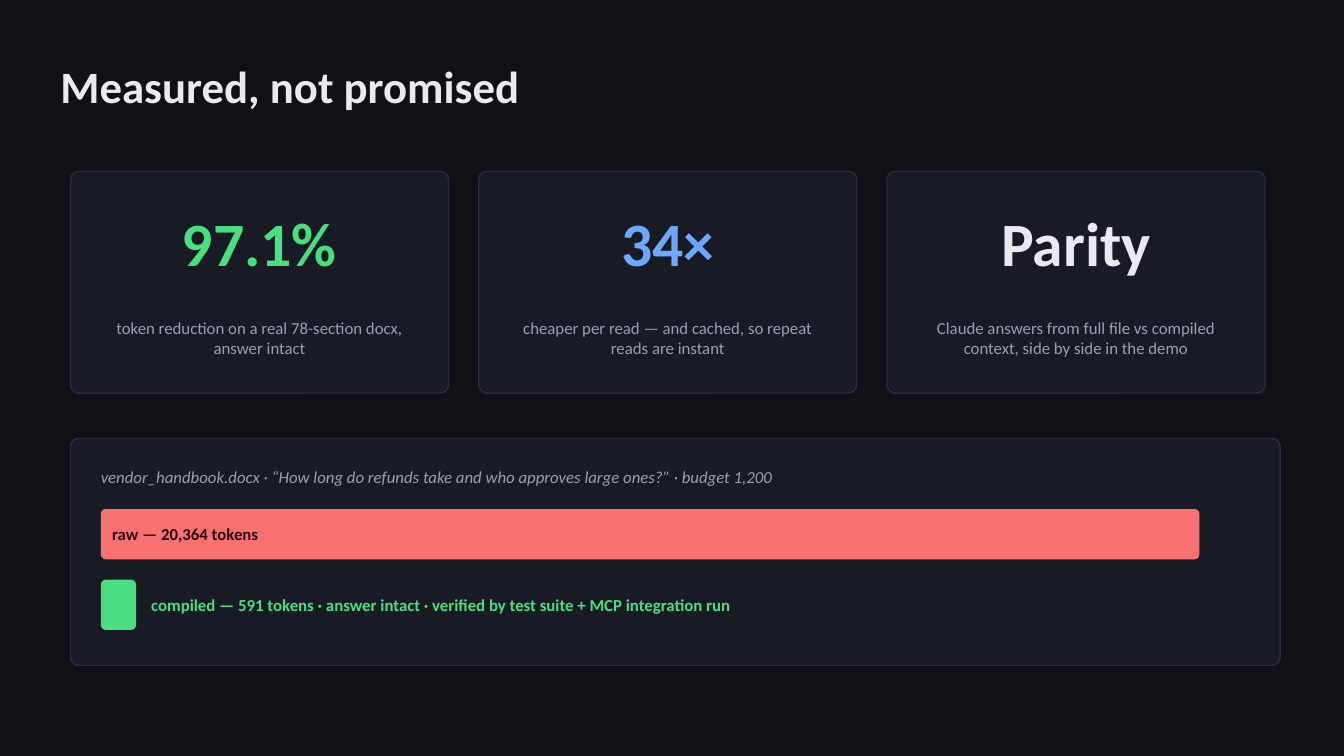
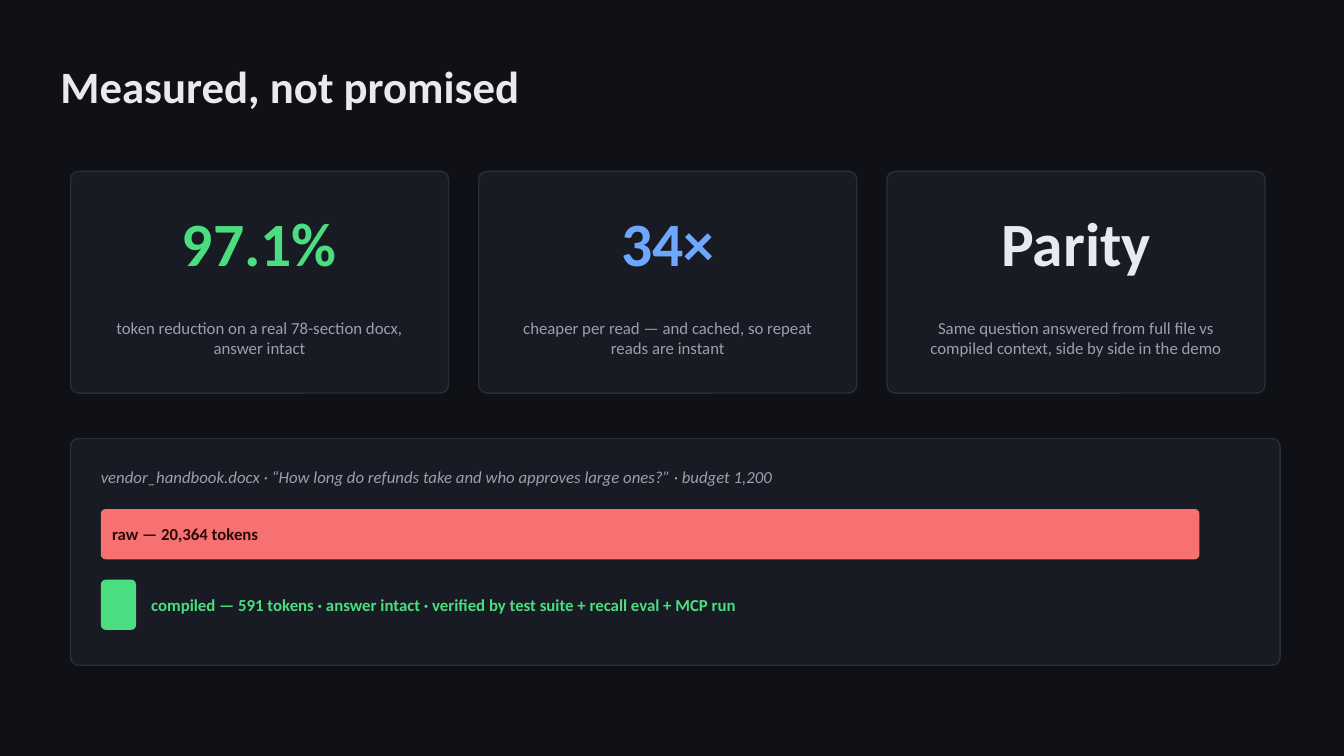
Before and after one commit to shenba1712/context-compiler, a slide deck: slide 4 of pitch/context-compiler-pitch.pptx. Drawn at 1344x756 pixels with LibreOffice and Linux fonts; fonts in the diff are those of the drawing. Boxes give left, top, right and bottom in pixels: in the first picture for what was removed or moved away, otherwise in the second. Text is boxed around its words. In the diff, an @@ line names an element or a change of style, - is before the commit and + after.

```diff
--- a/pitch/context-compiler-pitch.pptx
+++ b/pitch/context-compiler-pitch.pptx
@@ text at (x1=930, y1=322, x2=1221, y2=357): text changed @@
-Claude answers from full file vs compiled context, side by side in the demo
+Same question answered from full file vs compiled context, side by side in the demo
@@ text at (x1=151, y1=599, x2=736, y2=614): text changed @@
-compiled — 591 tokens · answer intact · verified by test suite + MCP integration run
+compiled — 591 tokens · answer intact · verified by test suite + recall eval + MCP run
```
Also in this commit, not shown: 3 other slides changed.
